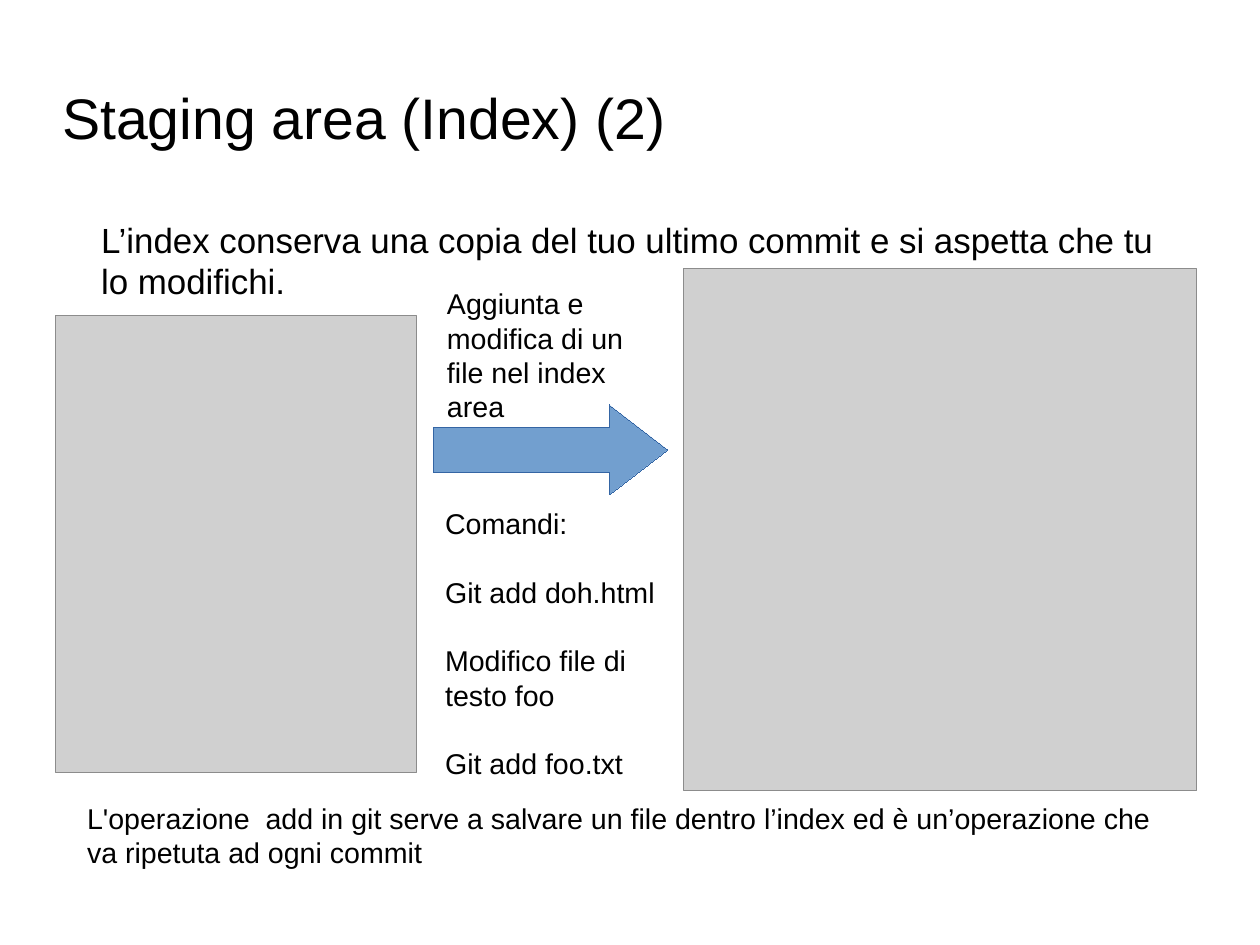
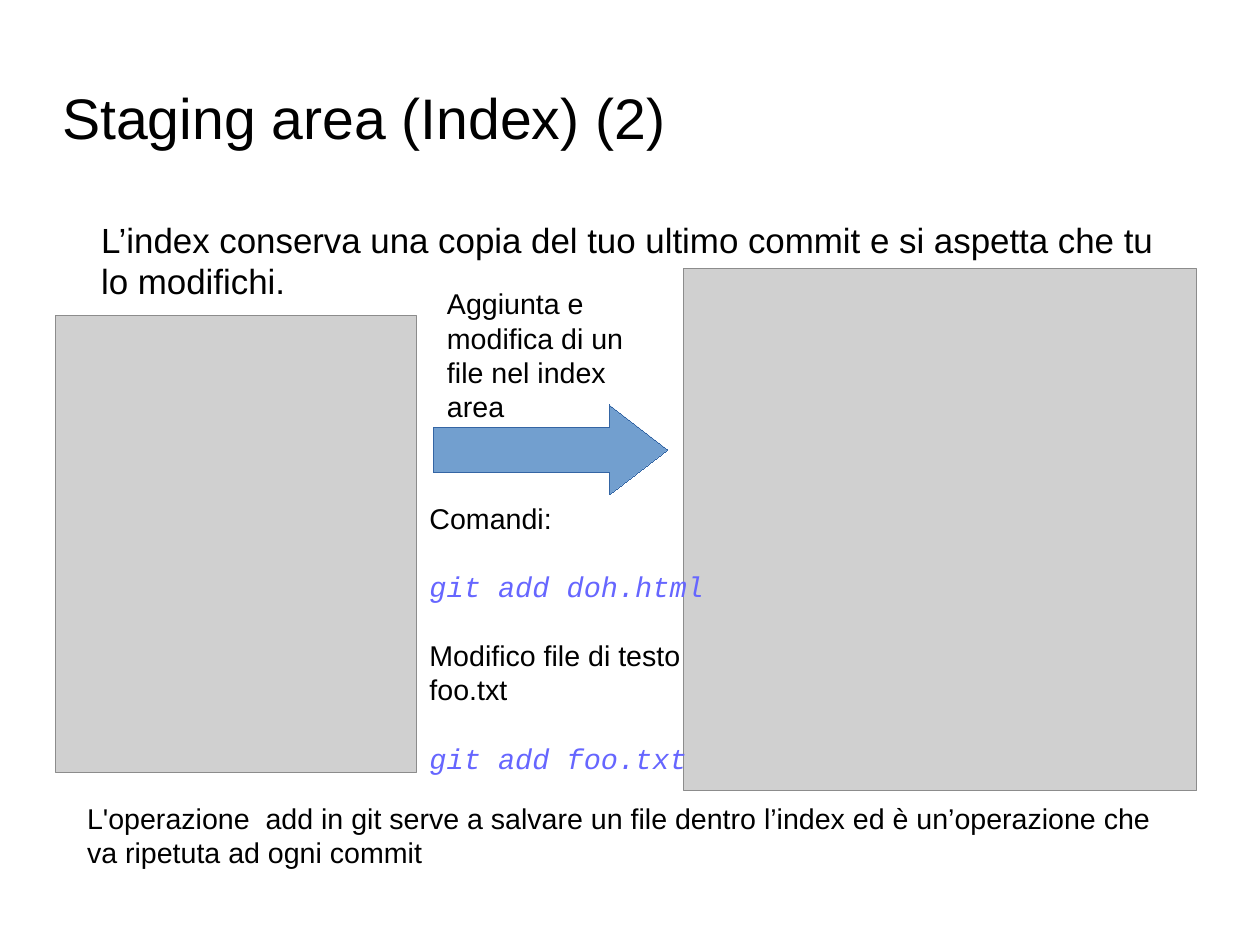
Before and after one commit to GioeleCicchini/Git-Presentation, a slide deck: slide 7 of presentazione git.odp. Drawn at 1260x945 pixels with LibreOffice and Linux fonts; fonts in the diff are those of the drawing; grey boxes stand for pictures; background and template pictures are left out. Boxes give left, top, right and bottom in pixels: in the first picture for what was removed or moved away, otherwise in the second. Text is boxed around its words. In the diff, an @@ line names an element or a change of style, - is before the commit and + after.

```diff
--- a/presentazione git.odp
+++ b/presentazione git.odp
@@ text "Comandi:": place and size @@
-text "Comandi:" at bbox=[445, 513, 655, 775]
+text "Comandi:" at bbox=[429, 508, 704, 776]
@@ text at bbox=[429, 577, 704, 776]: text changed; font Arial to Courier New; text colour #000000 to #6666FF; italic on @@
-Git add doh.html
-Modifico file di testo foo
-Git add foo.txt
+git add doh.html
+Modifico file di testo foo.txt
+git add foo.txt
```
Also in this commit, not shown: 5 other slides changed, 1 slide added, 3 other files.
